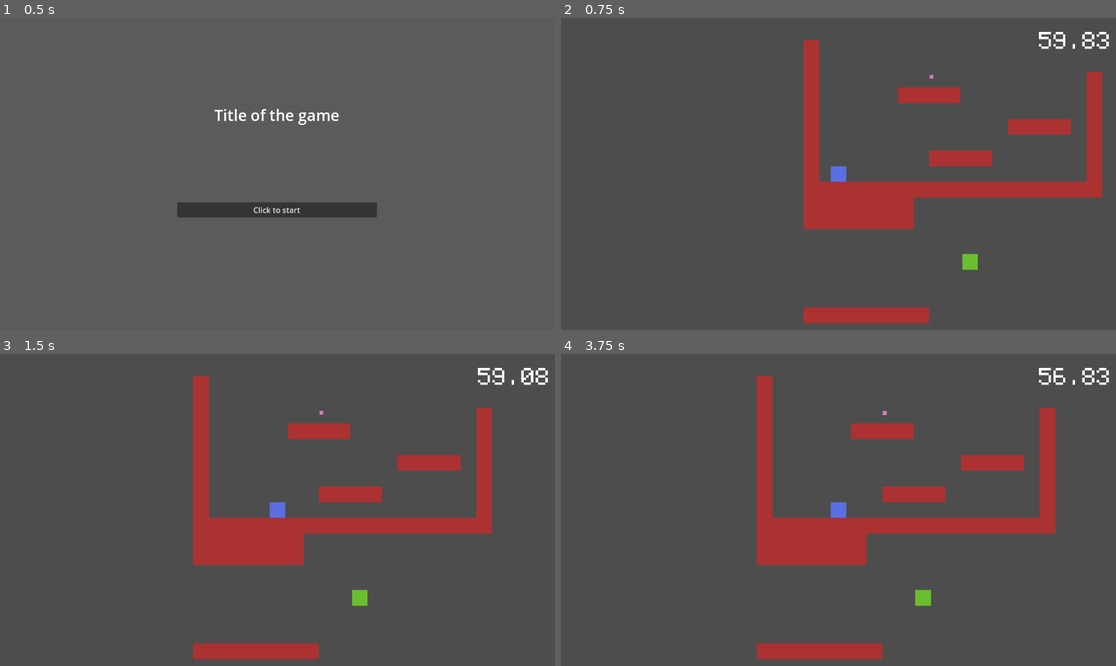
Above: before the commit, frames 1-4 (two rows, left to right).
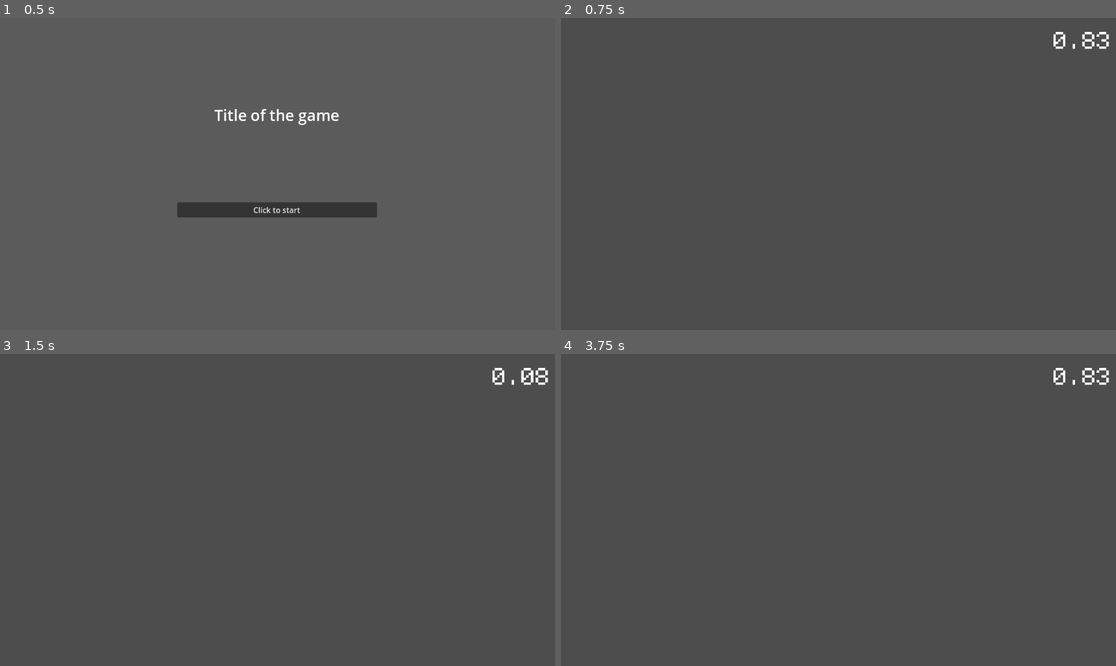
Above: after the commit, the same moments.

Repository: Wendellevinne/Godot-Wild-Jam-86
Game: Godot game, scene res://Scenes/UI/main_menu.tscn
Two runs of this game, one before a commit and one after it. Both use one fixed random seed, a clock stepped at 60 frames per second and the inputs below. This scene is started directly instead of the project's main scene.
Inputs:
- Up to frame 1 (0.5 s): no input
- Up to frame 2 (0.75 s): click "Click to start" at 0.5 s
- Up to frame 3 (1.5 s): tap Enter at 1.25 s; hold D (move_right) from 1.28 s (still down); tap Shift (air_dash) at 1.35 s
- Up to frame 4 (3.75 s): tap W (jump) at 1.52, 2.27 s; tap Shift (air_dash) at 2.1, 2.85, 3.6 s; release D (move_right) at 2.78 s; hold A (move_left) 2.78-3.53 s; hold D (move_right) from 3.53 s (still down)

Frame 1 is identical in both runs. In frame 2, 10% of the frame differs, in the area x 43-98%, y 4-98%; in frame 3, 10%; in frame 4, 11%, in the area x 35-91%, y 4-98%.
Error after the commit: Cannot call method 'add_child' on a null value. (res://Scripts/Globals/level_manager.gd:26)

Commit message:
Implementing the level manager, adding functionality to the replat and next level buttons

Diff:
--- a/Scenes/Levels/second_level.tscn
+++ b/Scenes/Levels/second_level.tscn
@@ -5,6 +5,7 @@
 
 [node name="SecondLevel" instance=ExtResource("1_2rw3e")]
 tile_map_data = PackedByteArray("AAD7/wAAAAAAAAAAAAD8/wAAAAAAAAAAAAD9/wAAAAAAAAAAAAD+/wAAAAAAAAAAAAD//wAAAAAAAAAAAAAAAA …(1104 unchanged characters)…
+level_id = 1
 
 [node name="Goal" parent="." index="0"]
 position = Vector2(-960, 408)
--- a/Scenes/UI/hud.tscn
+++ b/Scenes/UI/hud.tscn
@@ -1,7 +1,3 @@
-[gd_scene load_steps=2 format=3 uid="uid://yrjmnxoanh4u"]
-
-[ext_resource type="PackedScene" uid="uid://bqfcnjn04hyff" path="res://Scenes/UI/timer.tscn" id="1_sprlj"]
+[gd_scene format=3 uid="uid://yrjmnxoanh4u"]
 
 [node name="CanvasLayer" type="CanvasLayer"]
-
-[node name="Timer" parent="." instance=ExtResource("1_sprlj")]
--- a/Scenes/UI/timer.tscn
+++ b/Scenes/UI/timer.tscn
@@ -37,4 +37,4 @@
 horizontal_alignment = 1
 vertical_alignment = 1
 
-[node name="Timer" type="Timer" parent="."]
+[node name="Timer" type="Timer" parent="." groups=["Timer"]]
--- a/Scenes/main.tscn
+++ b/Scenes/main.tscn
@@ -1,12 +1,9 @@
-[gd_scene load_steps=4 format=3 uid="uid://b6oi6xfbpvh50"]
+[gd_scene load_steps=3 format=3 uid="uid://b6oi6xfbpvh50"]
 
 [ext_resource type="Script" uid="uid://cxvd63q6dn06g" path="res://Scripts/main_scene.gd" id="1_21xkr"]
-[ext_resource type="PackedScene" uid="uid://c0ik4lyio4oki" path="res://Scenes/Levels/first_level.tscn" id="3_8gbba"]
 [ext_resource type="PackedScene" uid="uid://yrjmnxoanh4u" path="res://Scenes/UI/hud.tscn" id="6_21xkr"]
 
 [node name="main" type="Node2D" groups=["Main"]]
 script = ExtResource("1_21xkr")
 
 [node name="CanvasLayer" parent="." groups=["HUD"] instance=ExtResource("6_21xkr")]
-
-[node name="FirstLevel" parent="." instance=ExtResource("3_8gbba")]
--- a/Scripts/Globals/collision_manager.gd
+++ b/Scripts/Globals/collision_manager.gd
@@ -8,9 +8,12 @@
 
 	if collided_object.is_in_group("SpeedMask"):
 		body.change_move_speed(1500)
+
 	elif collided_object.is_in_group("JumpMask"):
 		body.change_jump_velocity(-1000)
+
 	elif collided_object.is_in_group("AirDashMask"):
 		body.enable_air_dash()
+
 	elif collided_object.is_in_group("Goal"):
 		main_scene.call_completed_level_scene()
--- a/Scripts/Globals/level_manager.gd
+++ b/Scripts/Globals/level_manager.gd
@@ -7,16 +7,21 @@
 	"res://Scenes/Levels/second_level.tscn"
 ]
 
-var current_level_index = 0
-var current_level = null
+var current_level: Map = null
 
-func _ready() -> void:
-	change_level()
+func load_first_level() -> void:
+	change_level(0)
 
-func change_level() -> void:
+func change_level(level_number: int) -> void:
+	if level_number > LEVELS.size() - 1:
+		return
+
 	if current_level:
 		current_level.queue_free()
 		current_level = null
 
-	var new_level_scene = load(LEVELS[current_level_index])
+	var new_level_scene = load(LEVELS[level_number])
 	var new_level = new_level_scene.instantiate()
+
+	main_scene.add_child(new_level)
+	current_level = new_level
--- a/Scripts/Level/map.gd
+++ b/Scripts/Level/map.gd
@@ -1,5 +1,6 @@
 class_name Map extends TileMapLayer
 
+@export var level_id: int
 @export var time_limit: float
 
 func get_time_limit() -> float:
--- a/Scripts/UI/timer.gd
+++ b/Scripts/UI/timer.gd
@@ -3,7 +3,6 @@
 @onready var current_level: Map = get_tree().get_first_node_in_group("Levels")
 @export var timer: Timer
 @export var timer_label: Label
-
 
 func _ready() -> void:
 	initialize_timer()
--- a/Scripts/main_scene.gd
+++ b/Scripts/main_scene.gd
@@ -3,12 +3,22 @@
 @onready var hud = get_tree().get_first_node_in_group("HUD")
 
 var main_menu = preload("res://Scenes/UI/main_menu.tscn")
-var player = preload("res://Scenes/Player/player_controller.tscn")
 var complete_scene = preload("res://Scenes/UI/complete_level_scene.tscn")
 var failed_scene = preload("res://Scenes/UI/failed_level_scene.tscn")
+var timer_scene = preload("res://Scenes/UI/timer.tscn")
+
+var current_level: Map
+var current_level_id: int
+
+func _ready() -> void:
+	level_manager.load_first_level()
+	hud.add_child(timer_scene.instantiate())
 
 func call_completed_level_scene() -> void:
-	hud.get_node("Timer").queue_free()
+	hud.get_child(0).queue_free()
+
+	current_level = get_tree().get_first_node_in_group("Levels")
+	current_level_id = current_level.level_id
 
 	var complete_scene_instance = complete_scene.instantiate()
 	hud.add_child(complete_scene_instance)
@@ -16,6 +26,19 @@
 	_add_exit_button_signal(complete_scene_instance)
 	_add_replay_button_signal(complete_scene_instance)
 	_add_next_level_button_signal(complete_scene_instance)
+
+	_destroy_level()
+
+func call_failed_level_scene() -> void:
+	hud.get_node("Timer").queue_free()
+
+	current_level = get_tree().get_first_node_in_group("Levels")
+
+	var failed_scene_instance = failed_scene.instantiate()
+	hud.add_child(failed_scene_instance)
+
+	_add_exit_button_signal(failed_scene_instance)
+	_add_replay_button_signal(failed_scene_instance)
 
 	_destroy_level()
 
@@ -32,10 +55,12 @@
 		scene.next_level_button_pressed.connect(load_next_level)
 
 func load_next_level() -> void:
-	print("Clicked")
+	hud.get_child(0).queue_free()
+	level_manager.change_level(current_level_id + 1)
 
 func replay_level() -> void:
-	print("Clicked")
+	hud.get_child(0).queue_free()
+	level_manager.change_level(current_level_id)
 
 func close_game() -> void:
 	get_tree().quit()
--- a/project.godot
+++ b/project.godot
@@ -18,6 +18,7 @@
 [autoload]
 
 collision_manager="*res://Scripts/Globals/collision_manager.gd"
+level_manager="*res://Scripts/Globals/level_manager.gd"
 
 [input]
 
